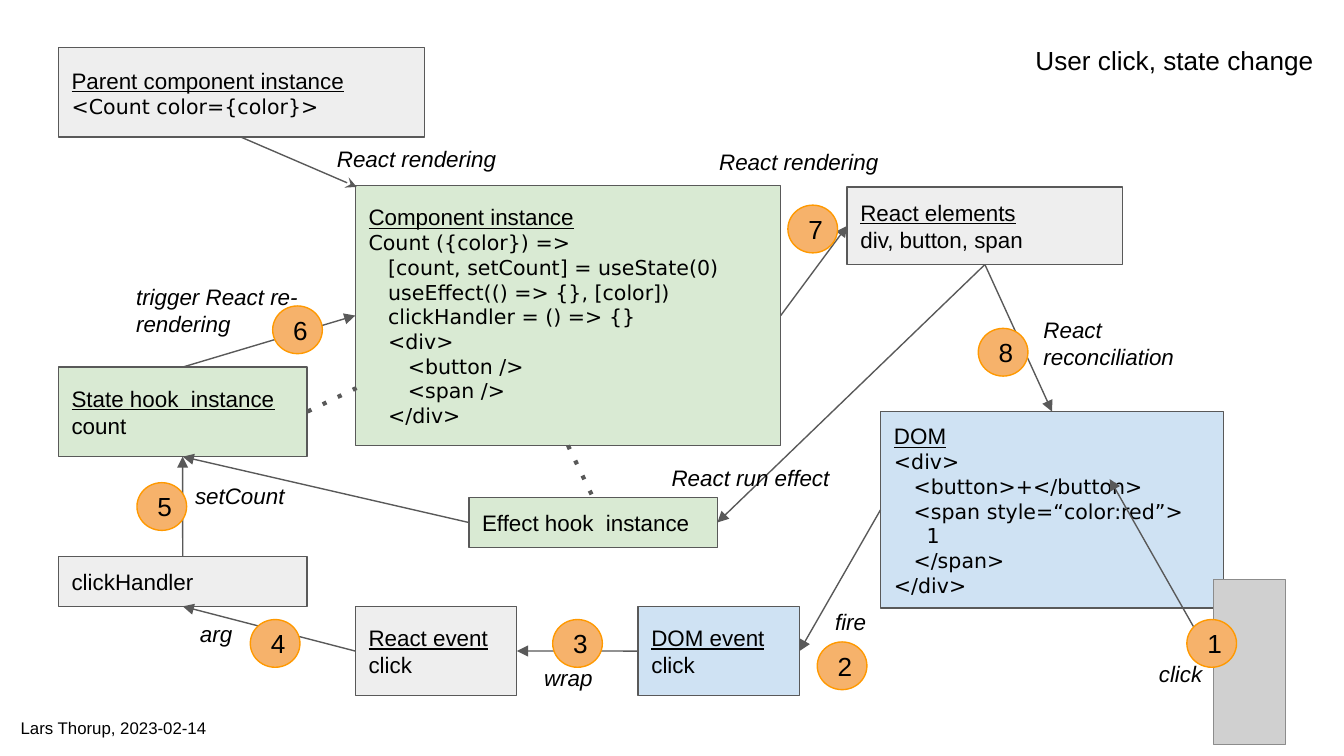
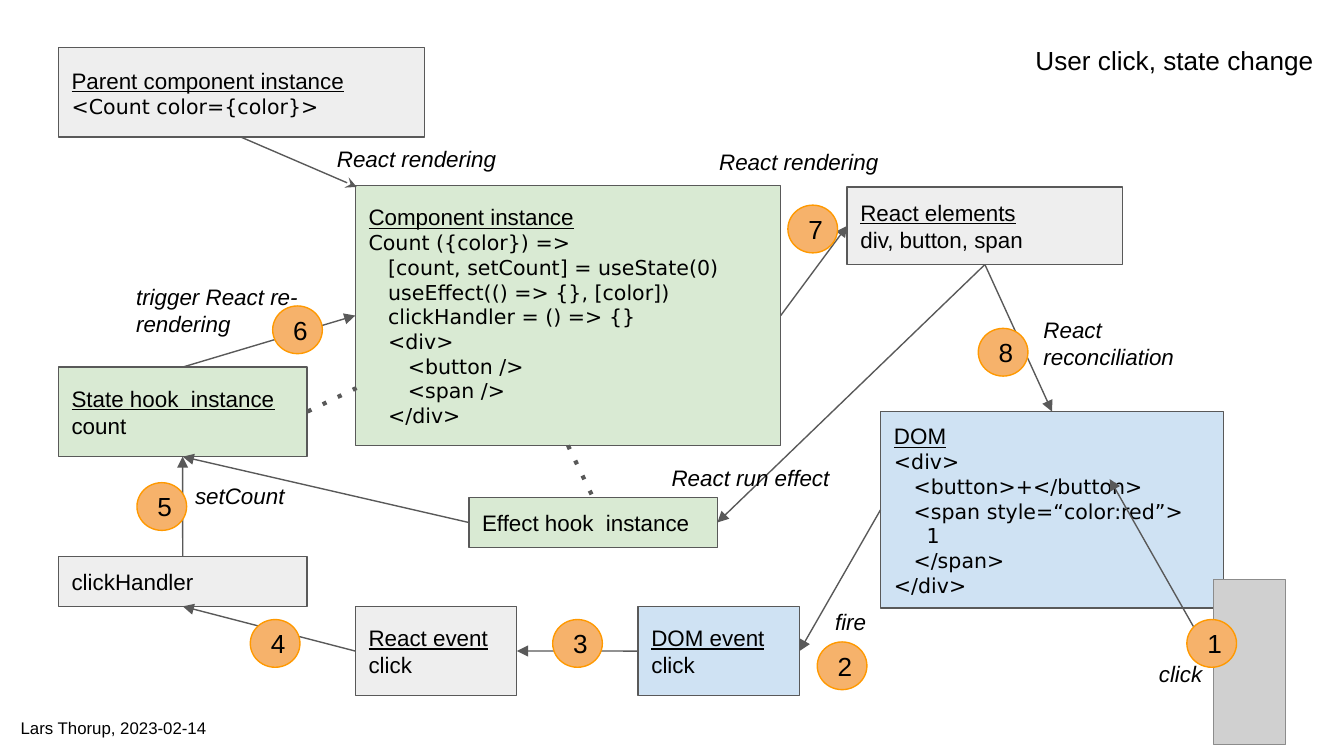
Before and after one commit to larsthorup/react-diagram, a slide deck: slide 3 of doc/react-diagram.odp. Drawn at 1344x756 pixels with LibreOffice and Linux fonts; fonts in the diff are those of the drawing; grey boxes stand for pictures. Boxes give left, top, right and bottom in pixels: in the first picture for what was removed or moved away, otherwise in the second. Text is boxed around its words. In the diff, an @@ line names an element or a change of style, - is before the commit and + after.

```diff
--- a/doc/react-diagram.odp
+++ b/doc/react-diagram.odp
@@ text removed at bbox=[200, 630, 232, 647] @@
-arg
@@ text removed at bbox=[544, 674, 592, 691] @@
-wrap
```
Also in this commit, not shown: 3 other slides changed, 5 other files.
